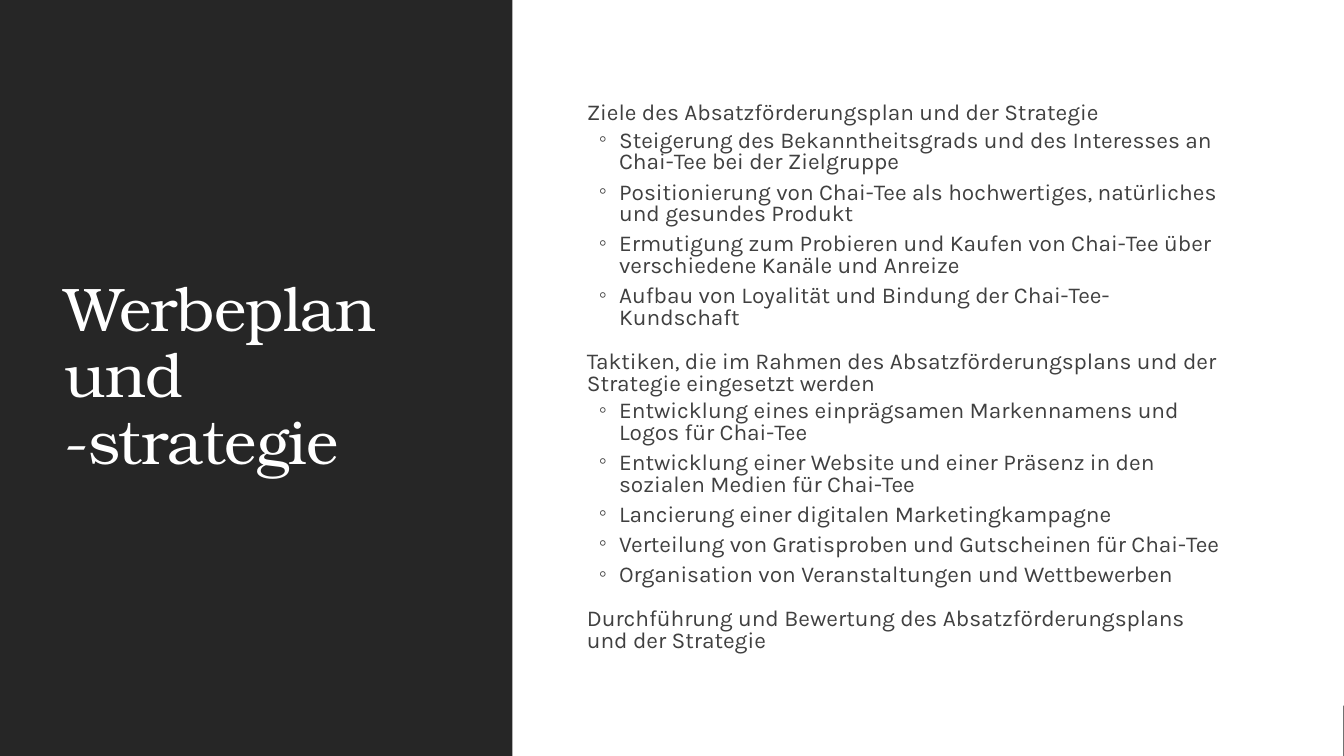
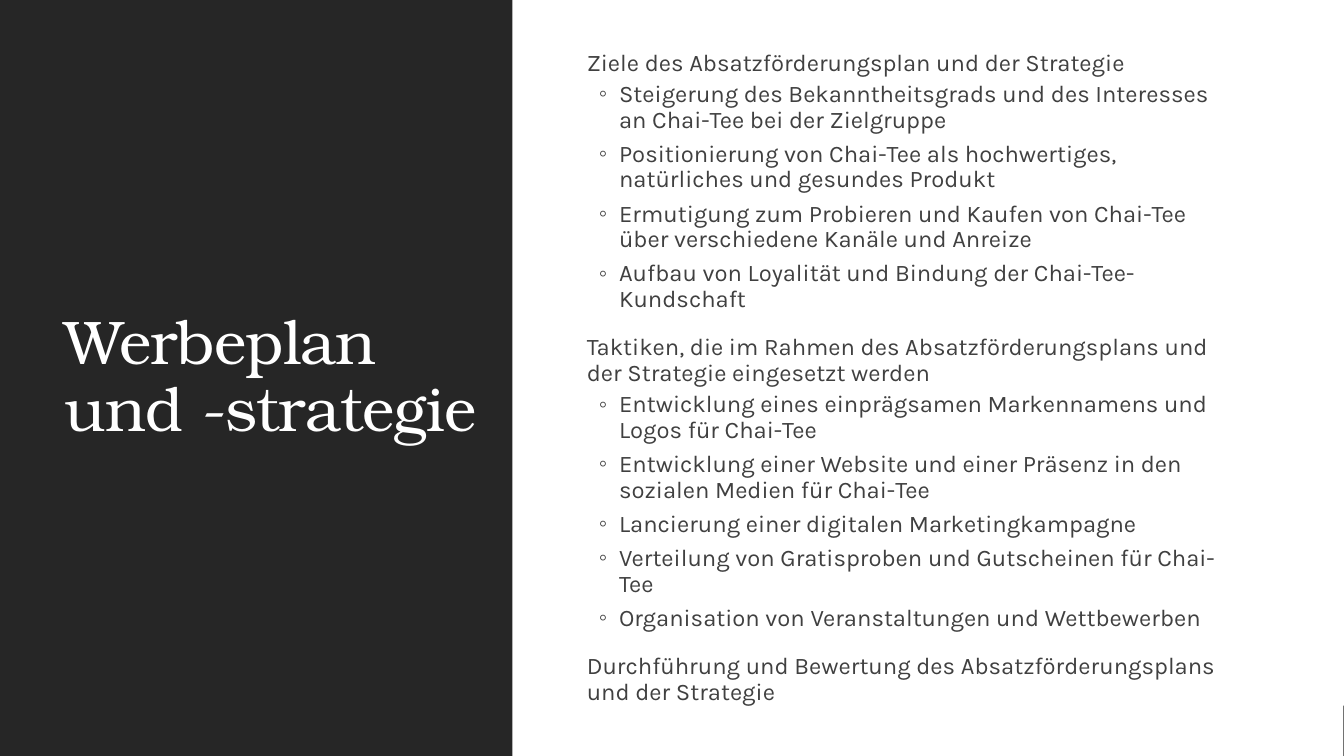
Before and after one commit to MicrosoftLearning/MS-4004-Empower-workforce-copilot-use-cases.de-de, a slide deck: slide 11 of ResourceFiles/Mystic Spice Premium Chai Market Analysis Presentation.pptx. Drawn at 1344x756 pixels with LibreOffice and Linux fonts; fonts in the diff are those of the drawing. Boxes give left, top, right and bottom in pixels: in the first picture for what was removed or moved away, otherwise in the second. Text is boxed around its words. In the diff, an @@ line names an element or a change of style, - is before the commit and + after.

```diff
--- a/ResourceFiles/Mystic Spice Premium Chai Market Analysis Presentation.pptx
+++ b/ResourceFiles/Mystic Spice Premium Chai Market Analysis Presentation.pptx
@@ text "Ziele des Absatzförderungsplan und der ..." at [587, 54, 1215, 706]: size 16.1 to 17 pt; line spacing 0.8 to 0.9 @@
@@ title "Werbeplan und -strategie" rewrapped from [64, 287, 376, 479] to [64, 320, 476, 445] @@
```
Also in this commit, not shown: 12 other slides changed, 18 other files.
